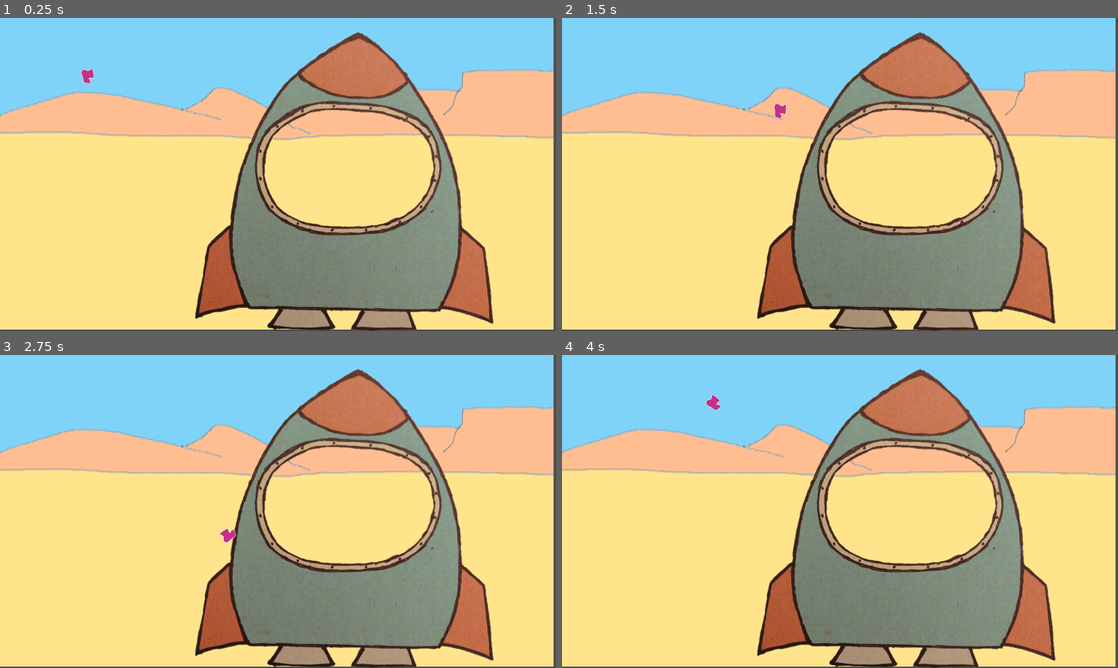
Above: before the commit, frames 1-4 (two rows, left to right).
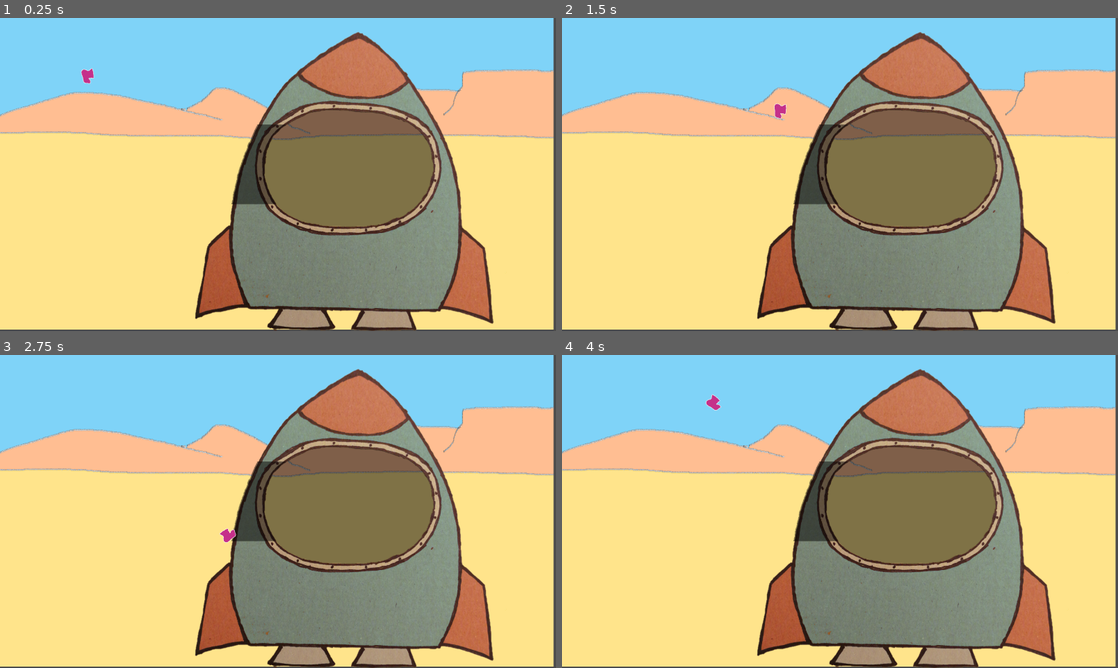
Above: after the commit, the same moments.

Repository: astanin/moonshot-express
Game: Godot game, scene res://scenes/MainScene.tscn
The game is run twice, just before and just after one commit, with the same random seed, the same clock (stepped at 60 frames per second) and the same inputs.
Inputs:
- Up to frame 1 (0.25 s): no input
- Up to frame 2 (1.5 s): tap Enter (place_item) at 0.5 s; hold Right (move_right) 0.53-1.28 s; hold Enter (place_item) 0.53-1.28 s; hold Down (move_down) from 1.28 s (still down); tap Z (rotate_ccw) at 1.35 s
- Up to frame 3 (2.75 s): release Down (move_down) at 2.03 s; hold Right (move_right) from 2.03 s (still down); hold X (rotate_cw) from 2.03 s (still down)
- Up to frame 4 (4 s): release Right (move_right) at 2.78 s; release X (rotate_cw) at 2.78 s; hold Up (move_up) 2.78-3.53 s; tap Enter (place_item) at 2.85 s; hold Left (move_left) from 3.53 s (still down); hold Z (rotate_ccw) from 3.53 s (still down)

The runs differ from the first frame. In frame 1, 11% of the frame differs, in the area x 41-79%, y 29-67%; in frame 2, 11%; in frame 3, 11%; in frame 4, 11%.

Commit message:
rocket_inside mask image

Diff:
--- a/scenes/MainScene.tscn
+++ b/scenes/MainScene.tscn
@@ -1,9 +1,10 @@
-[gd_scene load_steps=6 format=2]
+[gd_scene load_steps=7 format=2]
 
 [ext_resource path="res://scenes/MainScene.gd" type="Script" id=1]
 [ext_resource path="res://assets/desert1.png" type="Texture" id=2]
 [ext_resource path="res://scenes/Rocket.tscn" type="PackedScene" id=3]
-[ext_resource path="res://assets/sound/Ludum Dare 38 - Track 1.wav" type="AudioStream" id=4]
+[ext_resource path="res://assets/rocket1_inside.png" type="Texture" id=4]
+[ext_resource path="res://assets/sound/Ludum Dare 38 - Track 1.wav" type="AudioStream" id=5]
 
 [sub_resource type="RectangleShape2D" id=1]
 extents = Vector2( 295.56, 201.094 )
@@ -27,8 +28,13 @@
 position = Vector2( 898.499, 152.685 )
 shape = SubResource( 1 )
 
+[node name="rocket1_inside" type="Sprite" parent="."]
+position = Vector2( 1149.31, 518.045 )
+scale = Vector2( 1.30041, 1.30732 )
+texture = ExtResource( 4 )
+
 [node name="Things" type="Node2D" parent="."]
 
 [node name="AudioStreamPlayer" type="AudioStreamPlayer" parent="."]
-stream = ExtResource( 4 )
+stream = ExtResource( 5 )
 autoplay = true
Binary file added: assets/rocket1_inside.png
Not shown, added: assets/rocket1_inside.png.import
